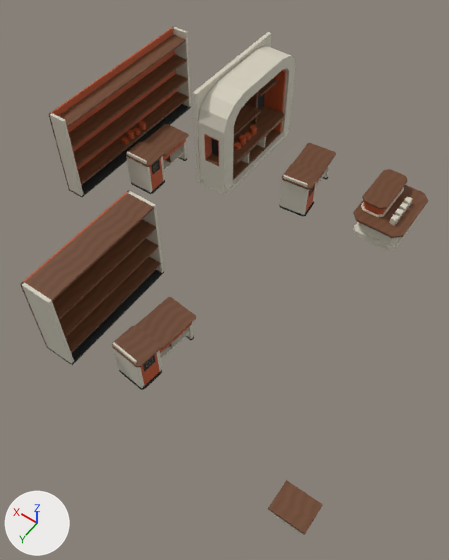
What one commit did to the glTF model external_packages/shopping_promenade_20261009/exports/SHOP_D09_P72_A080__fitout.glb.
One viewpoint serves both versions: a camera (50 mm lens) standing at (-5.66, 8.57, 12.27) and looking at (-0.32, 1.1, 0.53). The axes (+X, +Y, +Z) are drawn at lower left. The lights are the same throughout. The picture after the commit comes second. Vertices at exactly the same position are counted once.

Script lines for the objects in view, before the commit:
```python
ob_shop_d09_p72_a080__fitout__dark_rubber = bpy.data.objects.new('SHOP_D09_P72_A080__fitout__dark_rubber', me_shop_d09_p72_a080__fitout__dark_rubber)
ob_shop_d09_p72_a080__fitout__dark_rubber.location = (0.0, 0.0, 0.0)
ob_shop_d09_p72_a080__fitout__ivory_enamel = bpy.data.objects.new('SHOP_D09_P72_A080__fitout__ivory_enamel', me_shop_d09_p72_a080__fitout__ivory_enamel)
ob_shop_d09_p72_a080__fitout__ivory_enamel.location = (0.0, 0.0, 0.0)
ob_shop_d09_p72_a080__fitout__retail_terracotta_enamel = bpy.data.objects.new('SHOP_D09_P72_A080__fitout__retail_terracotta_enamel', me_shop_d09_p72_a080__fitout__retail_terracotta_enamel)
ob_shop_d09_p72_a080__fitout__retail_terracotta_enamel.location = (0.0, 0.0, 0.0)
ob_shop_d09_p72_a080__fitout__warm_walnut = bpy.data.objects.new('SHOP_D09_P72_A080__fitout__warm_walnut', me_shop_d09_p72_a080__fitout__warm_walnut)
ob_shop_d09_p72_a080__fitout__warm_walnut.location = (0.0, 0.0, 0.0)
```
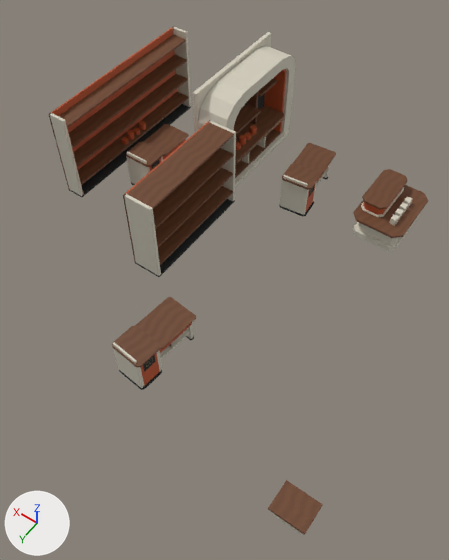
Boxes (x1, y1, x2, y2) around the edits, measured in the pictures (449 x 560 px; the box of a moved part takes in the faces that stretch with it):
'SHOP_D09_P72_A080__fitout__warm_walnut', reshaped (8% narrower)
    before: (25, 34, 428, 535)
    after: (59, 34, 428, 535)
'SHOP_D09_P72_A080__fitout__ivory_enamel', reshaped (7% narrower)
    before: (20, 26, 419, 534)
    after: (49, 26, 419, 534)
'SHOP_D09_P72_A080__fitout__retail_terracotta_enamel', reshaped (8% narrower)
    before: (21, 28, 402, 386)
    after: (50, 28, 402, 386)
'SHOP_D09_P72_A080__fitout__dark_rubber', reshaped (8% narrower)
    before: (46, 93, 328, 390)
    after: (69, 93, 328, 390)
part 1 of me_shop_d09_p72_a080__fitout__dark_rubber, moved or reshaped
    before: (46, 270, 164, 365)
    after: (135, 199, 235, 277)
part 2 of me_shop_d09_p72_a080__fitout__ivory_enamel, moved or reshaped
    before: (20, 282, 74, 364)
    after: (123, 193, 161, 276)
part 3 of me_shop_d09_p72_a080__fitout__ivory_enamel, moved or reshaped
    before: (127, 190, 164, 273)
    after: (209, 120, 236, 201)
part 4 of me_shop_d09_p72_a080__fitout__retail_terracotta_enamel, moved or reshaped
    before: (21, 192, 128, 345)
    after: (123, 120, 211, 262)
part 5 of me_shop_d09_p72_a080__fitout__warm_walnut, moved or reshaped
    before: (65, 257, 161, 353)
    after: (158, 186, 233, 265)
part 6 of me_shop_d09_p72_a080__fitout__warm_walnut, moved or reshaped
    before: (59, 239, 159, 337)
    after: (155, 167, 233, 247)
part 7 of me_shop_d09_p72_a080__fitout__warm_walnut, moved or reshaped
    before: (52, 219, 156, 320)
    after: (153, 148, 234, 229)
part 8 of me_shop_d09_p72_a080__fitout__warm_walnut, moved or reshaped
    before: (25, 193, 154, 301)
    after: (127, 122, 234, 209)

The change, as a list of edits to the scene's bpy script:
```text
Change me_shop_d09_p72_a080__fitout__dark_rubber:
    used by ob_shop_d09_p72_a080__fitout__dark_rubber; location = (0.0, 0.0, 0.0)
    remove me_shop_d09_p72_a080__fitout__dark_rubber.from_pydata(...)  # 228 vertices, 380 faces; spans x -3.06..5.35, y -5.0..4.75, z 0.0..2.49
    add me_shop_d09_p72_a080__fitout__dark_rubber.from_pydata(...)  # 228 vertices, 380 faces; spans x -3.06..5.35, y -5.0..4.32, z 0.0..2.49
    me_shop_d09_p72_a080__fitout__dark_rubber part 1: the loose piece of 8 vertices spanning x 1.3..2.1, y 1.45..4.75, z 0.0..0.06 is moved by (0.0, -3.1, 0.0)
Change me_shop_d09_p72_a080__fitout__ivory_enamel:
    where me_shop_d09_p72_a080__fitout__ivory_enamel.from_pydata(...)  # 376 vertices, 650 faces; spans x -4.8..5.35, y -5.05..4.9, z 0.0..3.0
    used by ob_shop_d09_p72_a080__fitout__ivory_enamel; location = (0.0, 0.0, 0.0)
    me_shop_d09_p72_a080__fitout__ivory_enamel part 2: the loose piece of 8 vertices spanning x 1.3..2.1, y 4.67..4.75, z 0.06..2.4 is moved by (0.0, -3.1, 0.0)
    me_shop_d09_p72_a080__fitout__ivory_enamel part 3: the loose piece of 8 vertices spanning x 1.3..2.1, y 1.45..1.53, z 0.06..2.4 is moved by (0.0, -3.1, 0.0)
Change me_shop_d09_p72_a080__fitout__retail_terracotta_enamel:
    used by ob_shop_d09_p72_a080__fitout__retail_terracotta_enamel; location = (0.0, 0.0, 0.0)
    remove me_shop_d09_p72_a080__fitout__retail_terracotta_enamel.from_pydata(...)  # 382 vertices, 692 faces; spans x -2.46..5.35, y -4.73..4.75, z 0.05..2.6
    add me_shop_d09_p72_a080__fitout__retail_terracotta_enamel.from_pydata(...)  # 382 vertices, 692 faces; spans x -2.46..5.35, y -4.73..4.22, z 0.05..2.6
    me_shop_d09_p72_a080__fitout__retail_terracotta_enamel part 4: the loose piece of 8 vertices spanning x 2.06..2.1, y 1.45..4.75, z 0.06..2.4 is moved by (0.0, -3.1, 0.0)
Change me_shop_d09_p72_a080__fitout__warm_walnut:
    where me_shop_d09_p72_a080__fitout__warm_walnut.from_pydata(...)  # 336 vertices, 540 faces; spans x -4.9..5.31, y -4.66..5.0, z 0.15..2.49
    used by ob_shop_d09_p72_a080__fitout__warm_walnut; location = (0.0, 0.0, 0.0)
    me_shop_d09_p72_a080__fitout__warm_walnut part 5: the loose piece of 8 vertices spanning x 1.3..2.06, y 1.53..4.67, z 0.4..0.45 is moved by (0.0, -3.1, 0.0)
    me_shop_d09_p72_a080__fitout__warm_walnut part 6: the loose piece of 8 vertices spanning x 1.3..2.06, y 1.53..4.67, z 1.05..1.1 is moved by (0.0, -3.1, 0.0)
    me_shop_d09_p72_a080__fitout__warm_walnut part 7: the loose piece of 8 vertices spanning x 1.3..2.06, y 1.53..4.67, z 1.7..1.75 is moved by (0.0, -3.1, 0.0)
    me_shop_d09_p72_a080__fitout__warm_walnut part 8: the loose piece of 8 vertices spanning x 1.3..2.06, y 1.53..4.67, z 2.35..2.4 is moved by (0.0, -3.1, 0.0)
```
